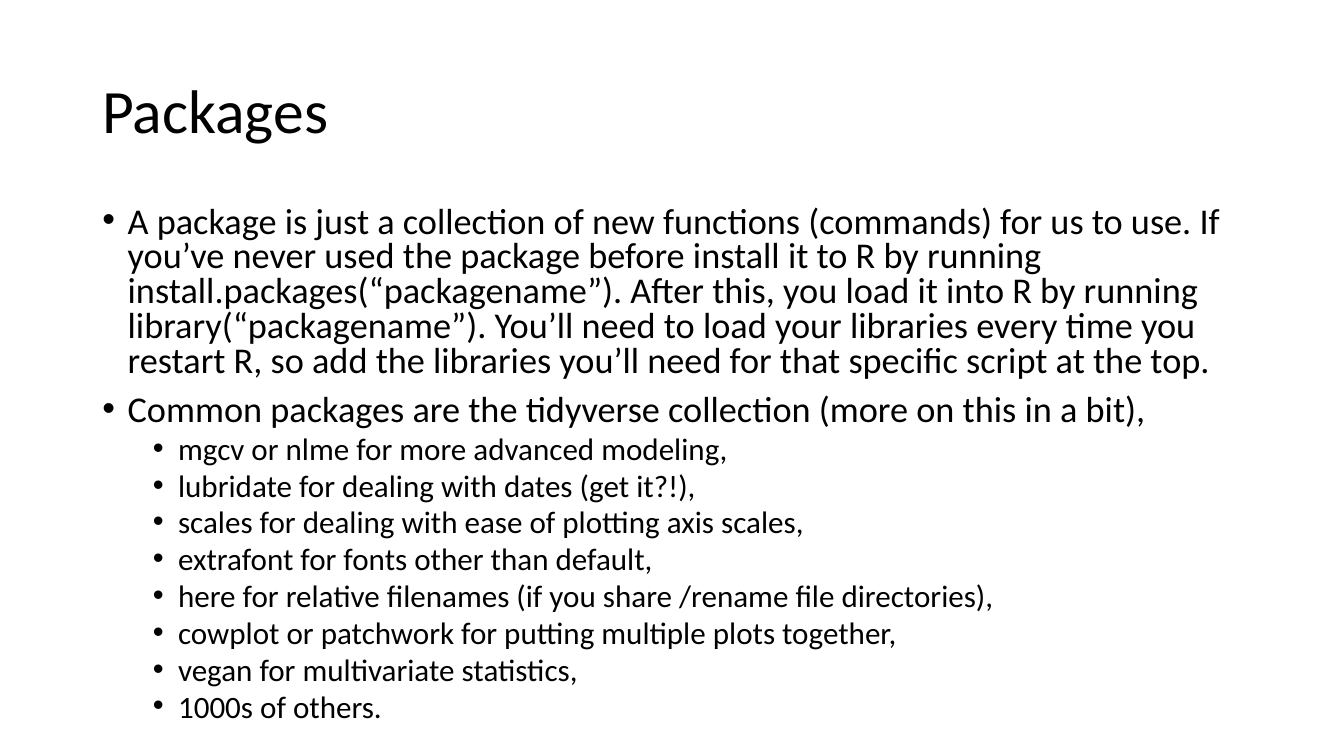
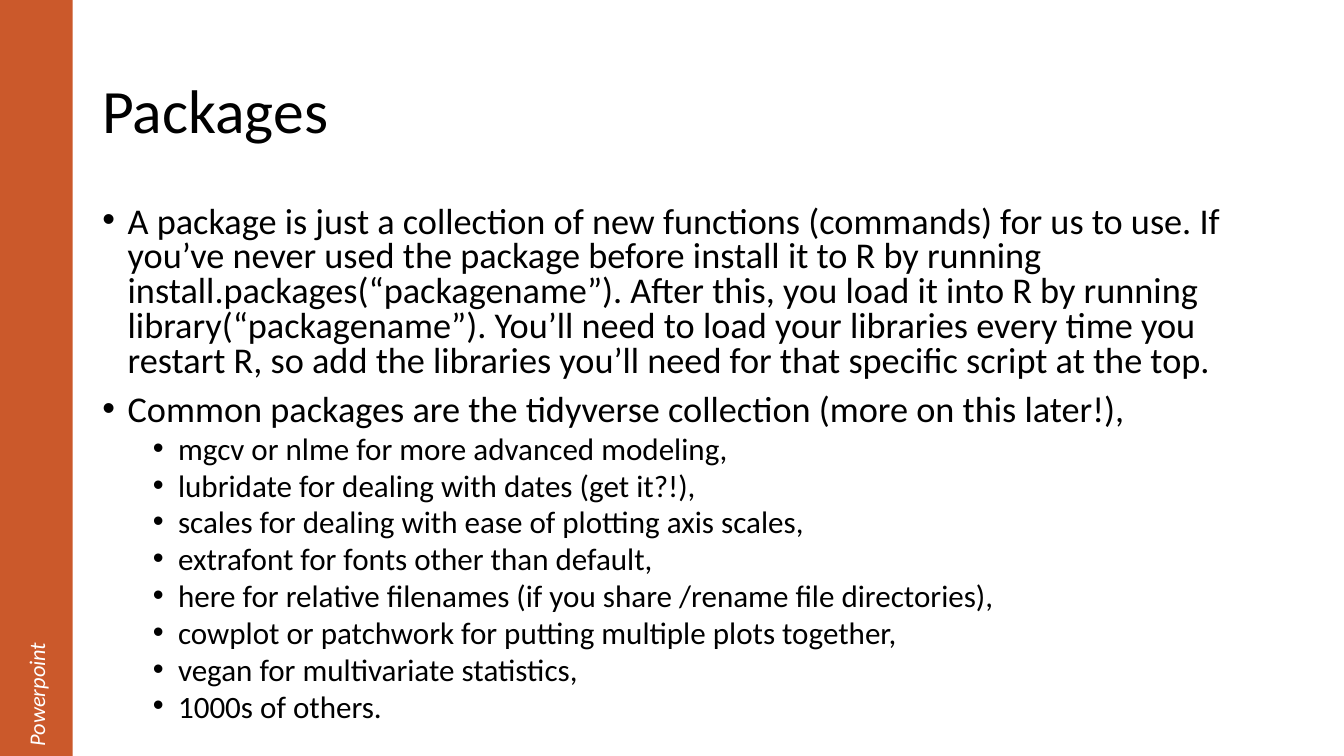
Before and after one commit to justinpriest/R_Intro_ADFG, a slide deck: slide 17 of The Basics of R.pptx (slide 14 before the commit). Drawn at 1344x756 pixels with LibreOffice and Linux fonts; fonts in the diff are those of the drawing. Boxes give left, top, right and bottom in pixels: in the first picture for what was removed or moved away, otherwise in the second. Text is boxed around its words. In the diff, an @@ line names an element or a change of style, - is before the commit and + after.

```diff
--- a/The Basics of R.pptx
+++ b/The Basics of R.pptx
@@ rectangle added at box(0, 0, 73, 756), fill #CB592B, 16 pt, text #FFFFFF, italic @@
+Powerpoint
@@ text at box(128, 395, 1125, 429): text changed @@
-• Common packages are the tidyverse collection (more on this in a bit),
+• Common packages are the tidyverse collection (more on this later!),
```
Also in this commit, not shown: 31 other slides changed, 8 slides added, 1 other file.
